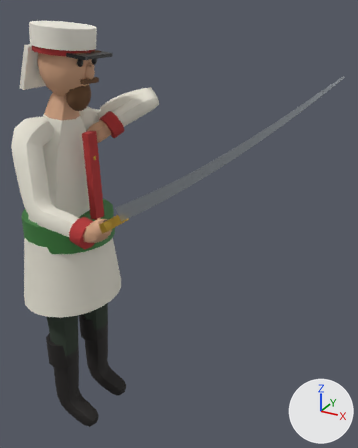
The glTF model models/era2/rus2_otliq.glb as it was, and as the next commit left it.
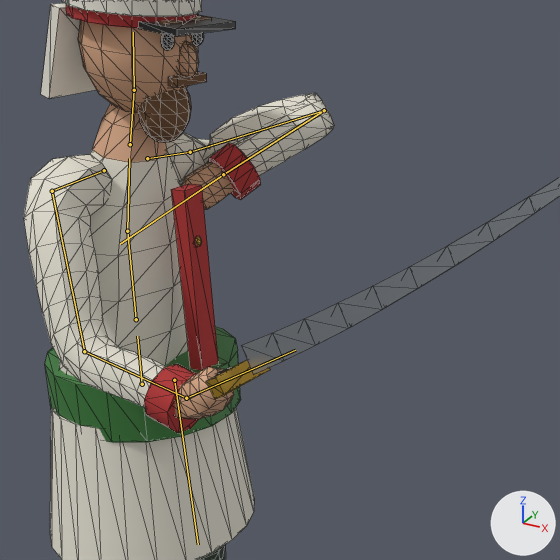
Each version is shown whole from a 50 mm lens placed at (1.321, -1.473, 1.781), pointed at (0.461, 0.091, 0.999), then close up on the part from 0% to 75% of the width and 10% to 69% of the height. Lighting does not change. The marker at lower right points along +X, +Y and +Z. The first two pictures are the older version. Both versions are drawn at frame 24 of the action 'Block'; the numbers are the values there. The bones that change, and the others that lie on the model, are drawn over the model as lines in the close-ups. The close-ups show mesh edges as thin lines.

Names of what the first close-up shows: 'Body', 'Sword'.
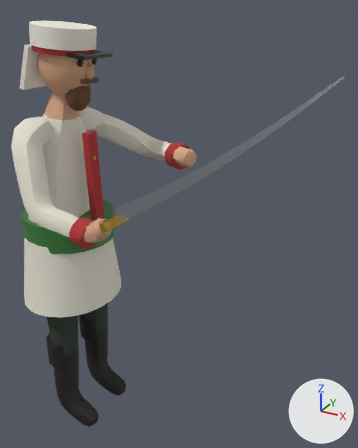
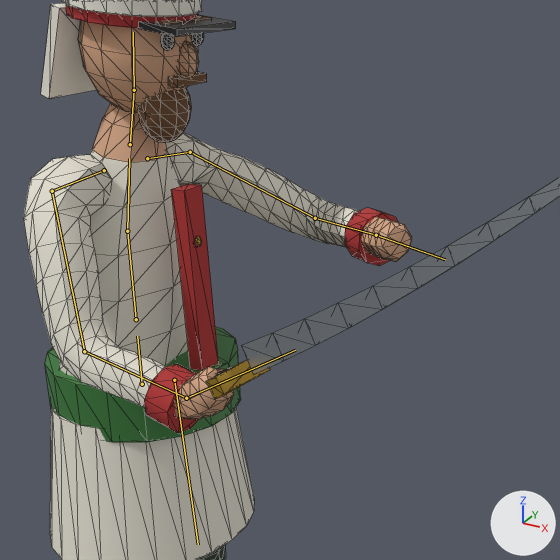
What differs and where, as boxes (x1, y1, x2, y2) in the close-ups (560 x 560 px):
'Body', posed
    before: (24, 0, 334, 560)
    after: (24, 0, 412, 560)
bone 'UpperArm.L', root to tip
    before: (190, 152) to (324, 110)
    after: (190, 152) to (315, 218)
bone 'ForeArm.L', root to tip
    before: (324, 110) to (223, 174)
    after: (315, 218) to (376, 235)

Patch to the scene script:
```diff
--- a/models/era2/rus2_otliq.glb.py
+++ b/models/era2/rus2_otliq.glb.py
@@ bone_upperarm_l @@
 bone_upperarm_l = bpy.data.objects['Rig'].pose.bones['UpperArm.L']  # child of 'Shoulder.L'
-bone_upperarm_l.rotation_quaternion = (0.527, 0.103, -0.276, -0.797)  # degrees (34, -7, -115)
+bone_upperarm_l.rotation_quaternion = (0.829, 0.087, -0.135, -0.535)  # degrees (17, -7, -67)
@@ bone_forearm_l @@
 bone_forearm_l = bpy.data.objects['Rig'].pose.bones['ForeArm.L']  # child of 'UpperArm.L'
-bone_forearm_l.rotation_quaternion = (0.139, -0.825, 0.177, -0.518)  # degrees (-136, -54, -47)
+bone_forearm_l.rotation_quaternion = (0.807, -0.193, 0.387, -0.402)  # degrees (-45, 28, -65)
```
